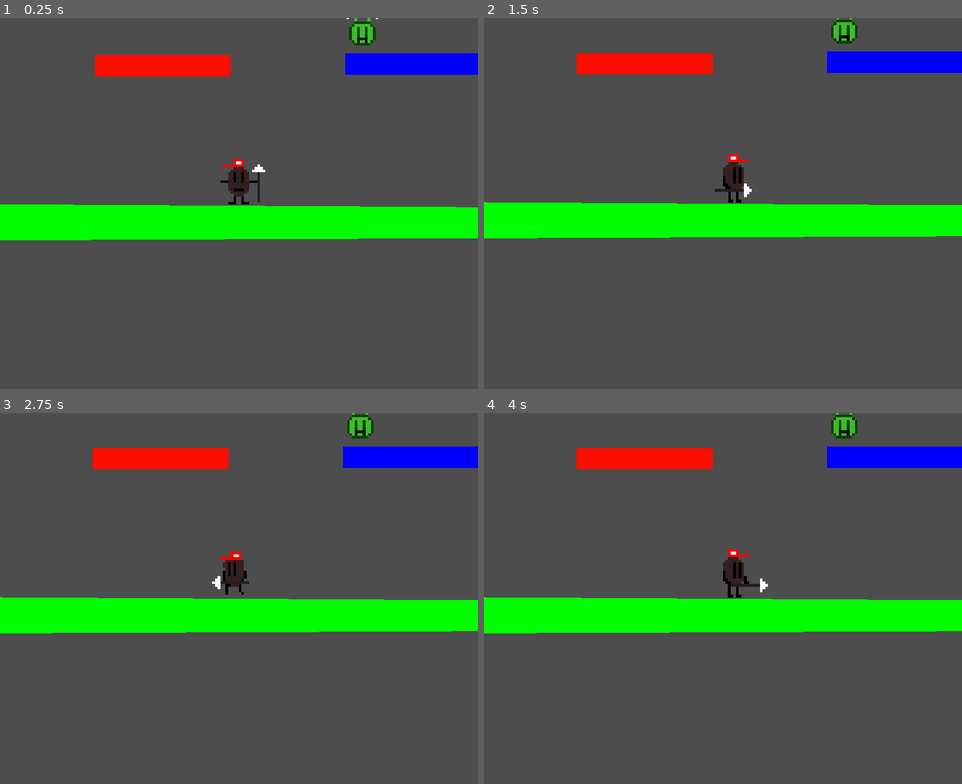
Above: before the commit, frames 1-4 (two rows, left to right).
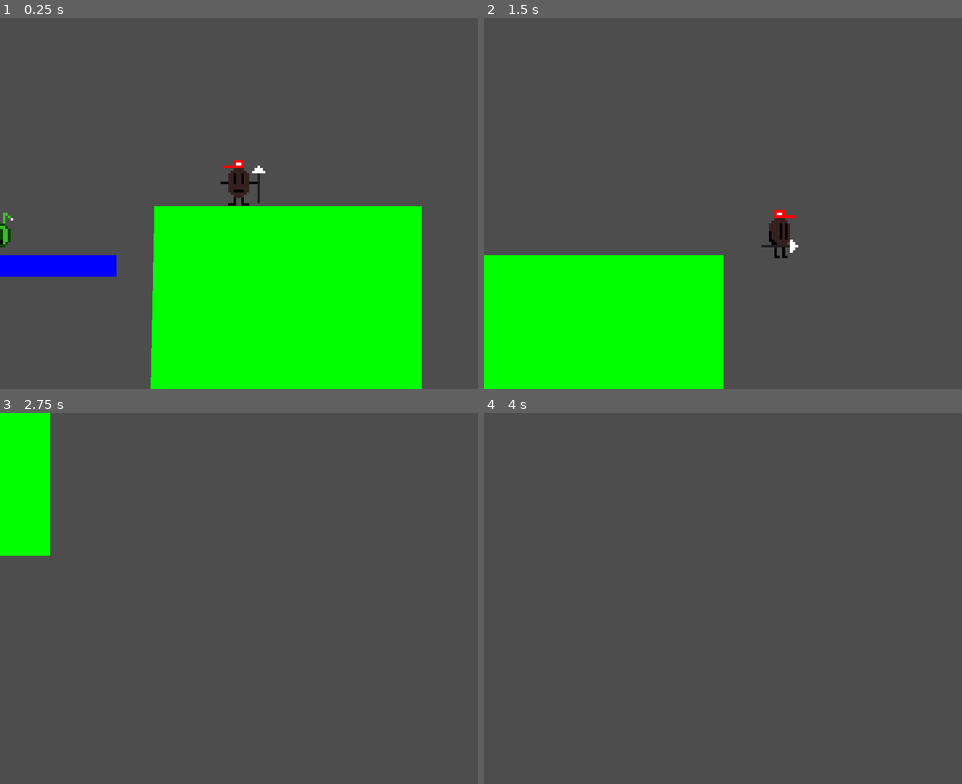
Above: after the commit, the same moments.

Repository: SonuTheNecro/GodotLearningEnvironment
Game: Godot game, scene res://level.tscn
Same seed, same stepped clock (60 frames per second), same inputs: the game is played once before the commit and once after it.
Inputs (mouse positions are in pixels of both pictures, inside the frame that each line leads up to):
- Up to frame 1 (0.25 s): no input
- Up to frame 2 (1.5 s): move the mouse to (828, 184) at 0.52 s; press the mouse at (828, 184) at 0.53 s; hold D (move_right) from 0.53 s (still down); tap W (jump) at 0.77, 1.07 s; tap S (duck) at 0.8, 1.35 s; move the mouse to (627, 222) at 1.27 s; release the mouse at (627, 222) at 1.28 s
- Up to frame 3 (2.75 s): tap W (jump) at 1.52, 1.82, 2.3 s; tap Shift (run) at 1.55 s; move the mouse to (286, 516) at 2.02 s; release D (move_right) at 2.03 s; hold A (move_left) from 2.03 s (still down); hold Shift (run) from 2.03 s (still down)
- Up to frame 4 (4 s): move the mouse to (699, 672) at 2.77 s; release A (move_left) at 2.78 s; release Shift (run) at 2.78 s; hold D (move_right) from 2.78 s (still down); tap W (jump) at 2.85, 3.02, 3.32, 3.77 s; click (699, 672) at 3.05 s; tap Enter at 3.5 s; move the mouse to (866, 654) at 3.52 s; press the mouse at (866, 654) at 3.53 s; tap S (duck) at 3.8 s

The runs differ from the first frame. In frame 1, 32% of the frame differs, in the area x 0-100%, y 0-100%; in frame 2, 31%; in frame 3, 17%; in frame 4, 13%.

Commit message:
feat: Lemon + New Map

Diff:
--- a/enemy.gd
+++ b/enemy.gd
@@ -8,7 +8,7 @@
 var gravity = ProjectSettings.get_setting("physics/2d/default_gravity")
 
 
-func _physics_process(delta):
+func _physics_process(_delta):
 	pass
 
 func contact_with_player(play: PhysicsBody2D):
--- a/level.tscn
+++ b/level.tscn
@@ -7,44 +7,46 @@
 [sub_resource type="RectangleShape2D" id="RectangleShape2D_v8h6i"]
 size = Vector2(253, 36)
 
-[sub_resource type="ImageTexture" id="ImageTexture_0h1is"]
-
 [node name="level" type="Node2D"]
 
-[node name="collision" type="StaticBody2D" parent="." groups=["wall"]]
+[node name="main_collision" type="StaticBody2D" parent="." groups=["wall"]]
 
-[node name="CollisionPolygon2D" type="CollisionPolygon2D" parent="collision"]
+[node name="CollisionPolygon2D" type="CollisionPolygon2D" parent="main_collision"]
 position = Vector2(-80, 64)
-polygon = PackedVector2Array(-624, 704, 1160, 696, 1168, 256, 1104, 256, 1104, 640, -176, 632, -176, 128, -240, 128, -240, 632, -624, 640, -1328, 704)
+polygon = PackedVector2Array(16, 576, 16, 896, 1488, 896, 1488, 256, 984, 256, 976, 640, 784, 640, 784, 768, 784, 888, 592, 880, 592, 640, 336, 640, 336, 576)
 script = ExtResource("1_sdvwn")
 
-[node name="left_platform" type="CollisionShape2D" parent="collision"]
+[node name="left_platform" type="CollisionShape2D" parent="main_collision"]
 position = Vector2(230, 435)
 shape = SubResource("RectangleShape2D_v8h6i")
 
-[node name="ColorRect" type="ColorRect" parent="collision/left_platform"]
+[node name="ColorRect" type="ColorRect" parent="main_collision/left_platform"]
 offset_left = -126.0
 offset_top = -19.0
 offset_right = 130.0
 offset_bottom = 21.0
 color = Color(0.994578, 0.0559661, 1.92523e-07, 1)
 
-[node name="right_platform" type="CollisionShape2D" parent="collision"]
+[node name="right_platform" type="CollisionShape2D" parent="main_collision"]
 position = Vector2(702, 434)
 shape = SubResource("RectangleShape2D_v8h6i")
 
-[node name="ColorRect" type="ColorRect" parent="collision/right_platform"]
+[node name="ColorRect" type="ColorRect" parent="main_collision/right_platform"]
 offset_left = -126.0
 offset_top = -21.0
 offset_right = 130.0
 offset_bottom = 19.0
 color = Color(0, 0, 1, 1)
 
-[node name="Sprite2D" type="Sprite2D" parent="collision"]
-texture = SubResource("ImageTexture_0h1is")
+[node name="side_array" type="StaticBody2D" parent="." groups=["wall"]]
+
+[node name="CollisionPolygon2D" type="CollisionPolygon2D" parent="side_array"]
+position = Vector2(128, 0)
+polygon = PackedVector2Array(-320, 448, -320, 960, -1024, 960, -1024, 448, -896, 448, -896, 768, -512, 768, -512, 448)
+script = ExtResource("1_sdvwn")
 
 [node name="player" parent="." instance=ExtResource("1_vet0b")]
-position = Vector2(376, 688)
+position = Vector2(1064, 304)
 
 [node name="enemy" parent="." instance=ExtResource("3_yo7cm")]
 position = Vector2(608, 368)
--- a/player.gd
+++ /dev/null
@@ -1,81 +0,0 @@
-extends CharacterBody2D
-var speed : int = 500
-var jump_power: int = -2000
-const acc : int = 50
-const friction : int = 70 # > than acc
-const gravity : int = 140
-const max_jumps : int = 2
-var current_jumps : int = 0
-
-func _physics_process(_delta):
-	var input_dir : Vector2 = input()
-	if not is_on_floor():
-		velocity.y += gravity
-	else:
-		velocity.y = 0
-	if input_dir != Vector2.ZERO:
-		if Input.is_action_pressed("run"):
-			speed = 750
-		elif Input.is_action_pressed("duck"):
-			speed = 250
-		else:
-			speed = 500
-		velocity = velocity.move_toward(speed * input_dir, acc) #Accerlate
-		play_animation()
-	else:
-		velocity = velocity.move_toward(Vector2.ZERO, friction)
-		play_animation()
-	jump()
-	move_and_slide()
-func _process(_delta):
-	pass
-func input() -> Vector2:
-	var input_dir = Vector2.ZERO
-	input_dir.x = Input.get_axis("move_left", "move_right") # Left = -1, Right = +1
-	return input_dir
-func play_animation():
-	if Input.is_action_pressed("attack"):
-		$AnimatedSprite2D.play("attack")
-	elif Input.is_action_pressed("jump"):
-		$AnimatedSprite2D.play("jump")
-	elif Input.is_action_pressed("duck"):
-		$AnimatedSprite2D.play("duck")
-	elif velocity.x != 0:
-		match speed:
-			750:
-				$AnimatedSprite2D.play("run")
-			500:
-				$AnimatedSprite2D.play("walk")
-			250:
-				$AnimatedSprite2D.play("duck")
-	else:
-		$AnimatedSprite2D.play("idle")
-	if abs(velocity.x) > 0.001:
-		flip(velocity.x > 0)
-		#$AnimatedSprite2D.flip_h = velocity.x > 0
-func speed_boost():
-	jump_power += -200
-func jump():
-	if Input.is_action_just_pressed("jump"):
-		if current_jumps < max_jumps:
-			$AudioStreamPlayer2D.play()
-			velocity.y = jump_power
-			current_jumps += 1
-		if is_on_floor():
-			current_jumps = 0
-	if Input.is_action_just_pressed("duck"):
-		velocity.y = jump_power / -2
-func push_back():
-	velocity.x = 500 * (-1 if $AnimatedSprite2D.flip_h else 1 )
-	velocity.y = jump_power / 1.1
-	print(velocity.x)
-
-func hitbox_check(body: PhysicsBody2D):
-	if body.is_in_group("wall"):
-		push_back()
-func flip(value: bool):
-
-	if value != $AnimatedSprite2D.flip_h:
-		$CollisionShape2D.position.x *= -1
-		$AnimatedSprite2D.flip_h = value
-		$AnimatedSprite2D/Spear/CollisionShape2D.position.x *= -1
--- a/player.tscn
+++ b/player.tscn
@@ -1,6 +1,6 @@
 [gd_scene load_steps=45 format=3 uid="uid://djfeeipq7vvb8"]
 
-[ext_resource type="Script" path="res://player.gd" id="1_lb33c"]
+[ext_resource type="Script" path="res://scripts/player.gd" id="1_lb33c"]
 [ext_resource type="Texture2D" uid="uid://dhtgw0rx886rv" path="res://player_sprites/player_death.png" id="1_v7gfp"]
 [ext_resource type="Texture2D" uid="uid://dabudwieip7mk" path="res://player_sprites/player_hurt.png" id="2_6deiq"]
 [ext_resource type="Texture2D" uid="uid://coadbj2vjjqxp" path="res://player_sprites/player_attack.png" id="2_tkdks"]
@@ -275,7 +275,7 @@
 script = ExtResource("1_lb33c")
 
 [node name="CollisionShape2D" type="CollisionShape2D" parent="."]
-position = Vector2(0, -37.905)
+position = Vector2(0, -39.955)
 shape = SubResource("RectangleShape2D_tvy71")
 
 [node name="AnimatedSprite2D" type="AnimatedSprite2D" parent="."]
--- a/project.godot
+++ b/project.godot
@@ -10,7 +10,7 @@
 
 [application]
 
-config/name="Just Eat"
+config/name="Testing Grounds"
 run/main_scene="res://level.tscn"
 config/features=PackedStringArray("4.2", "Forward Plus")
 config/icon="res://icon.svg"
--- a/scripts/player.gd
+++ b/scripts/player.gd
@@ -68,7 +68,7 @@
 func push_back():
 	velocity.x = 500 * (-1 if $AnimatedSprite2D.flip_h else 1 )
 	velocity.y = jump_power / 1.1
-	print(velocity.x)
+	#print(velocity.x)
 
 func hitbox_check(body: PhysicsBody2D):
 	if body.is_in_group("wall"):
Not shown: 1 places in level.tscn that only renumber resources
Binary file added: player_sprites/lemon/lemon_death.png
Binary file added: player_sprites/lemon/lemon_idle.png
Not shown, added: player_sprites/lemon/lemon_idle.png.import
Binary file added: player_sprites/lemon/lemon_run.png
